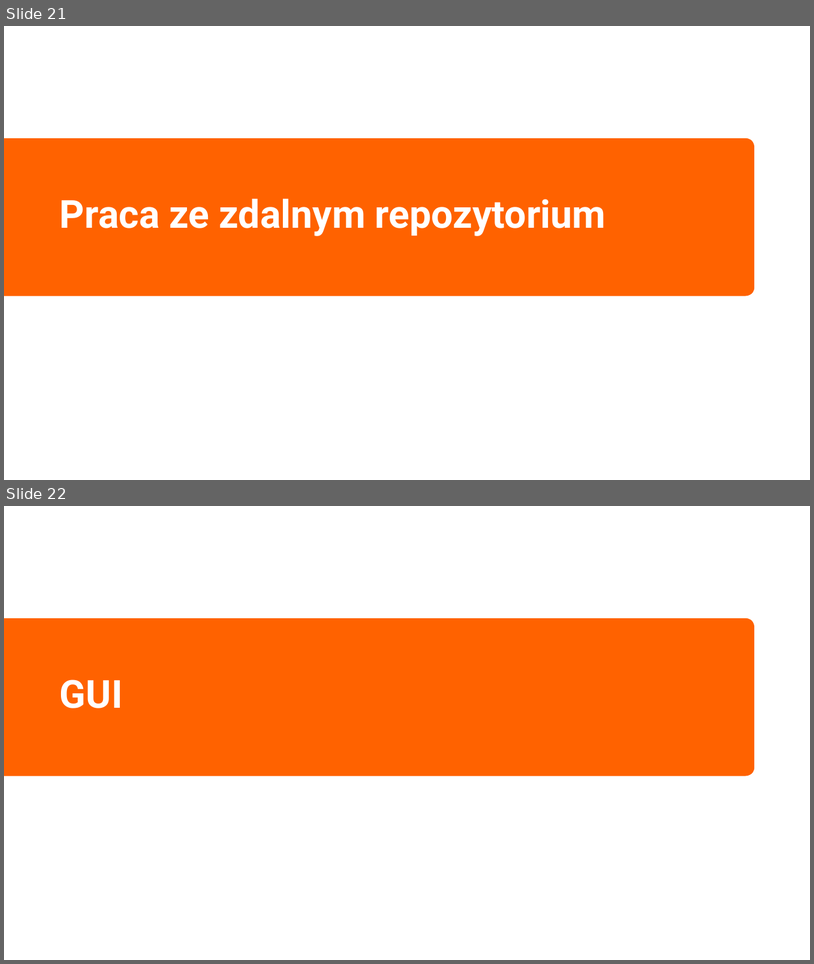
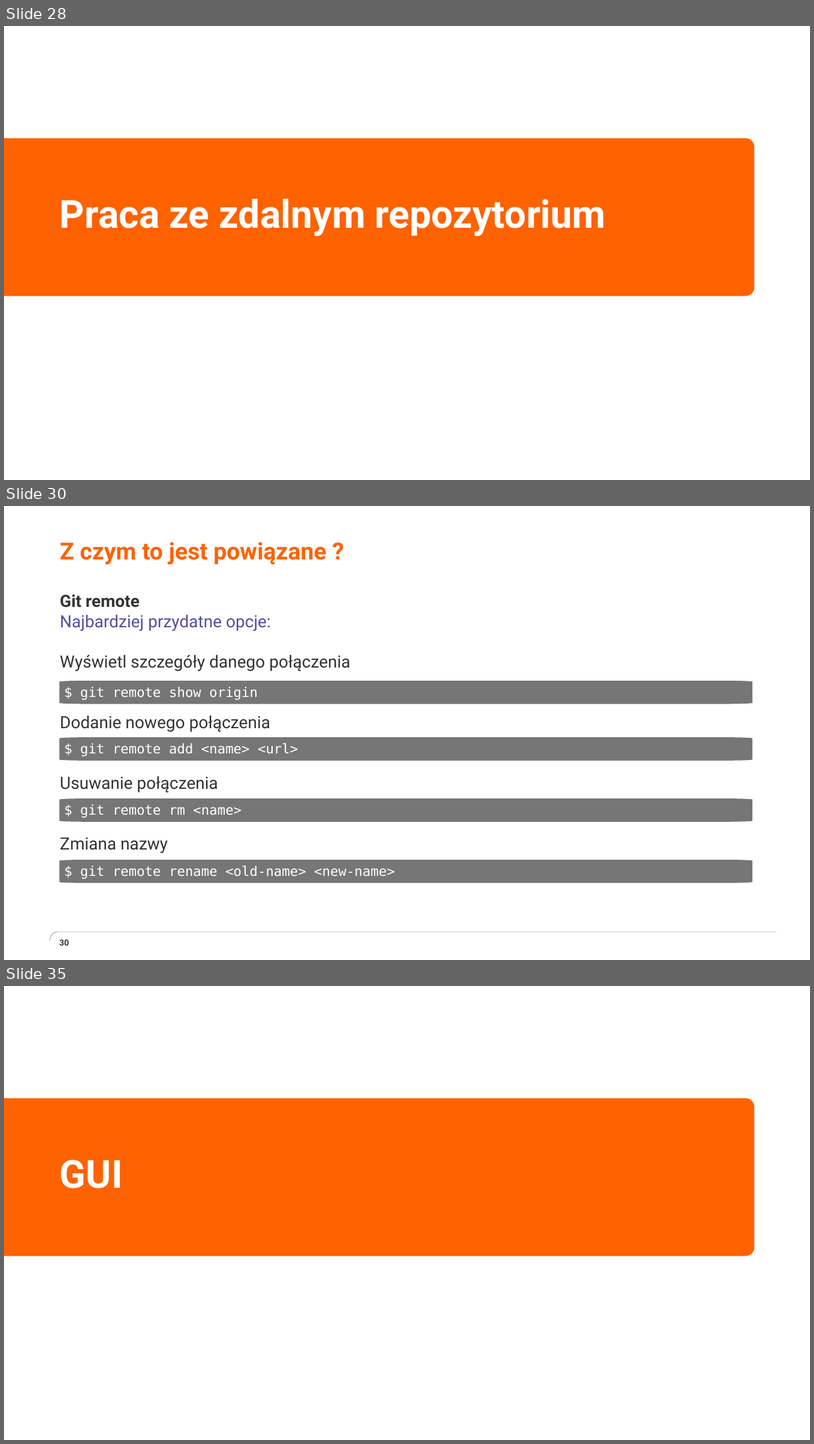
Before and after one commit to grazin/git_materialy, a slide deck: prezentacja/How git are you.pptx. Shown one above the other, each under a label of ours: slides 21 and 22 before the commit, slides 28, 30 and 35 after it; the slides between them are not shown. The pictures are 814x964 and 814x1444 pixels, drawn with LibreOffice and Linux fonts; fonts in the diff are those of the drawing; background and template pictures are left out. Boxes give left, top, right and bottom in pixels: in the first picture for what was removed or moved away, otherwise in the second. Text is boxed around its words. In the diff, an @@ line names an element or a change of style, - is before the commit and + after.

Commit message:
Dodanie paru slajdów o mechanice, zdalnych repo, branczach, cherry picku i podstawach gita

```diff
--- a/prezentacja/How git are you.pptx
+++ b/prezentacja/How git are you.pptx
@@ slide 30 added at [4, 506, 810, 960], background #FFFFFF @@
@@ title added at [60, 542, 326, 565], 28 pt, text #FF6200, bold @@
+Z czym to jest powiązane ?
@@ text added at [60, 594, 350, 853], 20 pt, text #333333 @@
+  Git remote
+  Najbardziej przydatne opcje:
+  Wyświetl szczegóły danego połączenia
+  Dodanie nowego połączenia
+  Usuwanie połączenia
+  Zmiana nazwy
@@ freeform shape added at [60, 681, 753, 704], fill #767676, 16 pt, text #FFFFFF @@
+$ git remote show origin
@@ freeform shape added at [60, 737, 753, 760], fill #767676, 16 pt, text #FFFFFF @@
+$ git remote add <name> <url>
@@ freeform shape added at [60, 798, 753, 821], fill #767676, 16 pt, text #FFFFFF @@
+$ git remote rm <name>
@@ freeform shape added at [60, 859, 753, 882], fill #767676, 16 pt, text #FFFFFF @@
+$ git remote rename <old-name> <new-name>
@@ freeform shape added at [50, 931, 777, 940], outline #333333 0.25 pt @@
@@ page number added at [59, 939, 69, 945], 10 pt, text #333333, bold @@
+30
@@ what was slide 21 is now slide 28 @@
@@ what was slide 22 is now slide 35 @@
```
Also in this commit, not shown: 16 other slides added, 1 slide removed, 8 other files.
